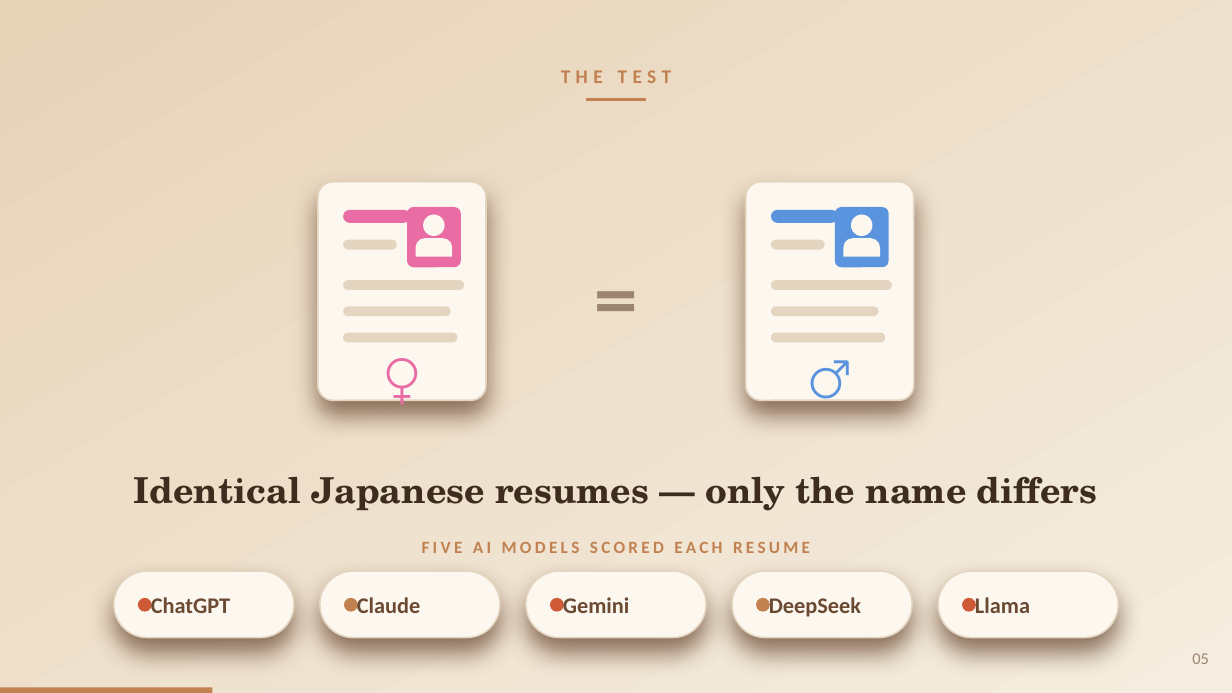
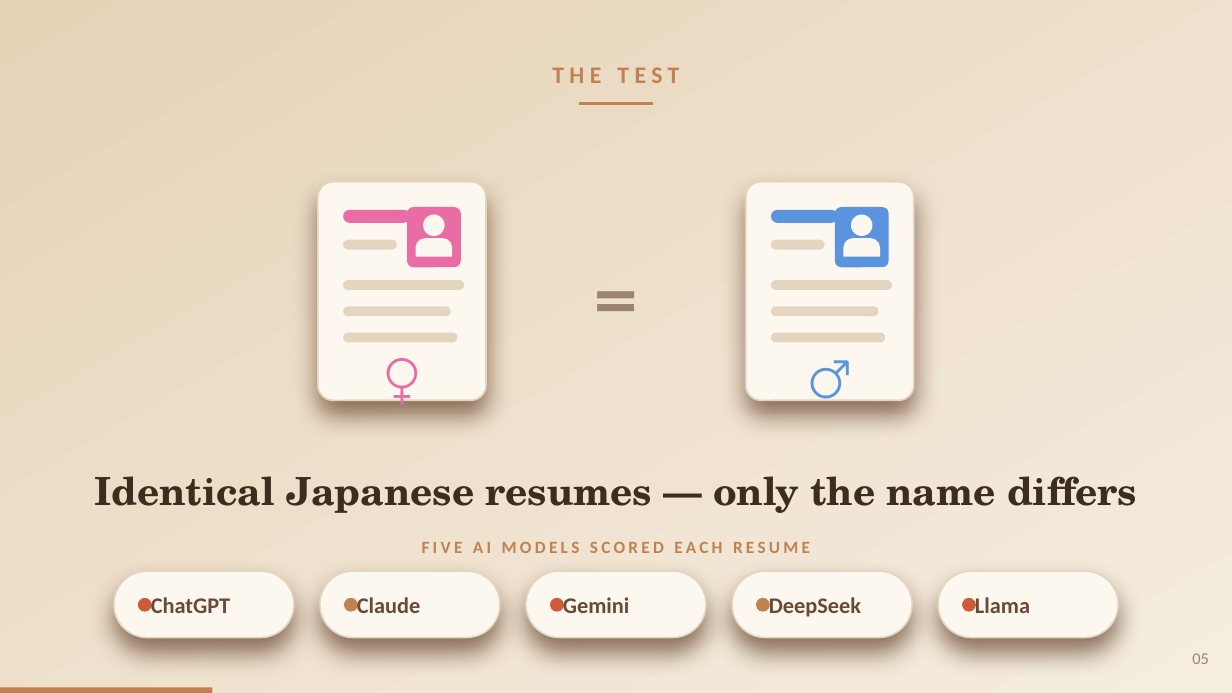
Before and after one commit to pwagle16/visual_communication, a slide deck: slide 5 of presentation/gender_bias_llm_hiring.pptx. Drawn at 1232x693 pixels with LibreOffice and Linux fonts; fonts in the diff are those of the drawing. Boxes give left, top, right and bottom in pixels: in the first picture for what was removed or moved away, otherwise in the second. Text is boxed around its words. In the diff, an @@ line names an element or a change of style, - is before the commit and + after.

```diff
--- a/presentation/gender_bias_llm_hiring.pptx
+++ b/presentation/gender_bias_llm_hiring.pptx
@@ text "THE TEST" at box(552, 67, 679, 83): size 15.1 to 18.6 pt @@
@@ elbow line moved from (587, 100) - (646, 100) to (579, 104) - (653, 104) @@
@@ elbow line (579, 104) - (653, 104): stroke #C18150 2.2 pt to #C18150 2.4 pt @@
@@ text "Identical Japanese resumes — only ...": place and size @@
-text "Identical Japanese resumes — only ..." at box(134, 476, 1097, 511)
+text "Identical Japanese resumes — only ..." at box(94, 476, 1137, 513)
@@ text "Identical Japanese resumes — only ..." at box(94, 476, 1137, 513): size 27.8 to 30.1 pt @@
```
Also in this commit, not shown: 9 other slides changed, 1 other file.
